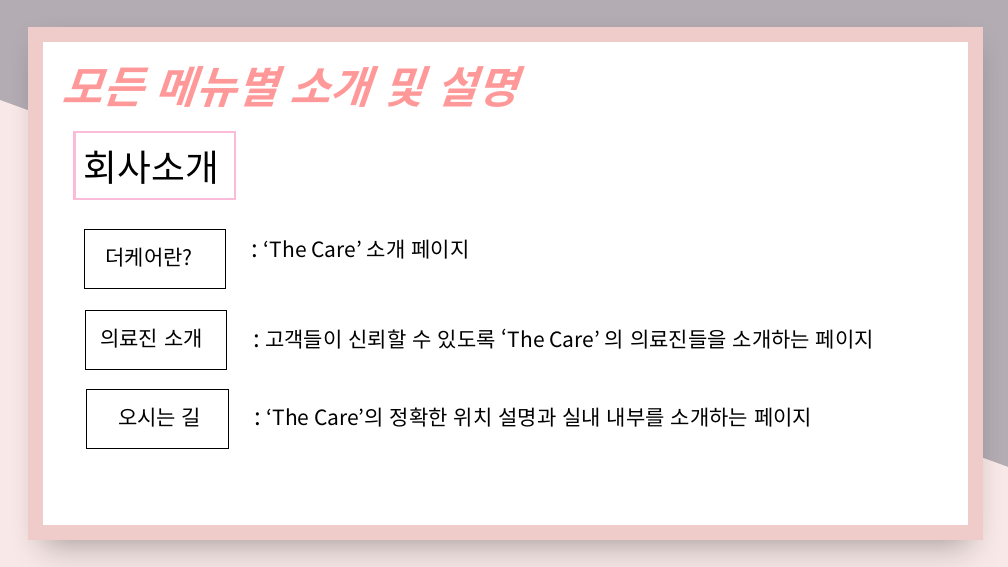
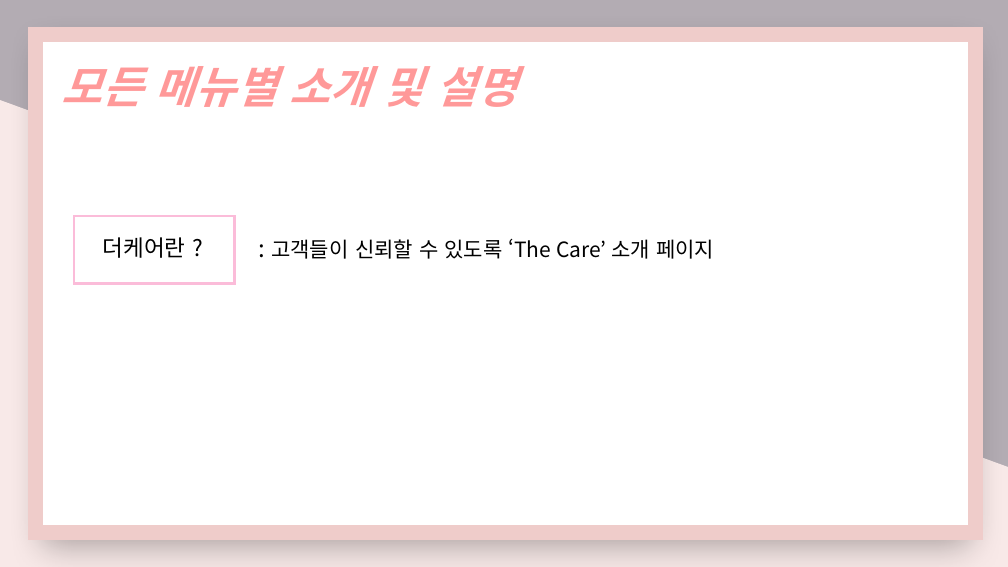
Before and after one commit to nimi2838/thecare, a slide deck: slide 25 of 졸작 기획서.pptx (slide 27 before the commit). Drawn at 1008x567 pixels with LibreOffice and Linux fonts; fonts in the diff are those of the drawing. Boxes give left, top, right and bottom in pixels: in the first picture for what was removed or moved away, otherwise in the second. Text is boxed around its words. In the diff, an @@ line names an element or a change of style, - is before the commit and + after.

```diff
--- a/졸작 기획서.pptx
+++ b/졸작 기획서.pptx
@@ text removed at (84, 150, 219, 184) @@
-회사소개
@@ rectangle: place and size @@
-rectangle at (75, 132, 236, 200)
+rectangle at (74, 216, 235, 284)
@@ rectangle removed at (84, 229, 225, 288) @@
@@ text at (103, 237, 186, 258): text changed; size 20 to 21.5 pt @@
-더케어란?
+더케어란 ?
@@ text at (271, 239, 714, 259): text changed @@
-: ‘The Care’ 소개 페이지
+: 고객들이 신뢰할 수 있도록 ‘The Care’ 소개 페이지
@@ rectangle removed at (85, 310, 227, 369) @@
@@ text removed at (100, 328, 203, 348) @@
-의료진 소개
@@ text removed at (265, 329, 874, 349) @@
-: 고객들이 신뢰할 수 있도록 ‘The Care’ 의 의료진들을 소개하는 페이지
@@ rectangle removed at (87, 389, 228, 448) @@
@@ text removed at (118, 407, 201, 427) @@
-오시는 길
@@ text removed at (267, 407, 812, 427) @@
-: ‘The Care’의 정확한 위치 설명과 실내 내부를 소개하는 페이지
```
Also in this commit, not shown: 7 other slides changed, 2 slides removed, 1 other file.
